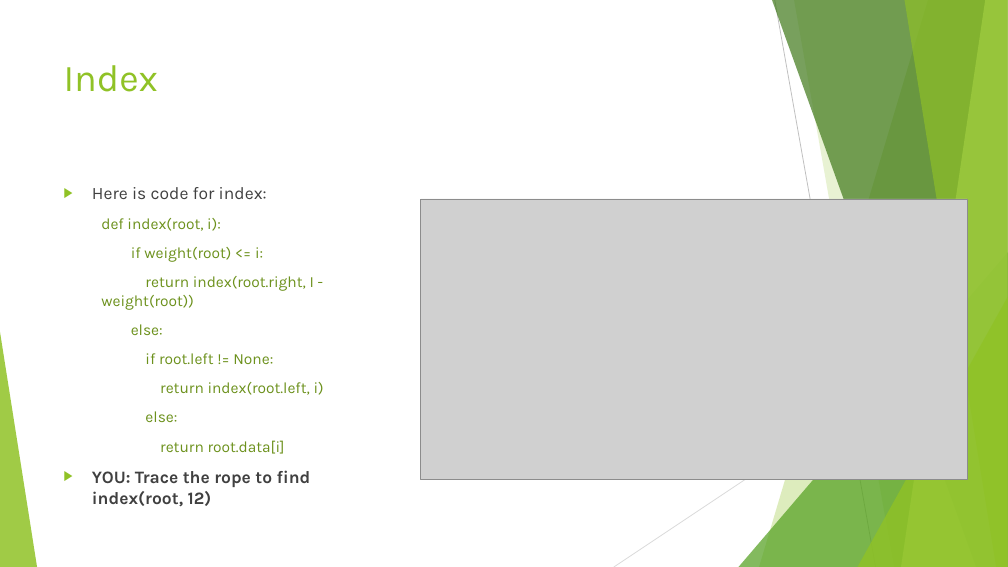
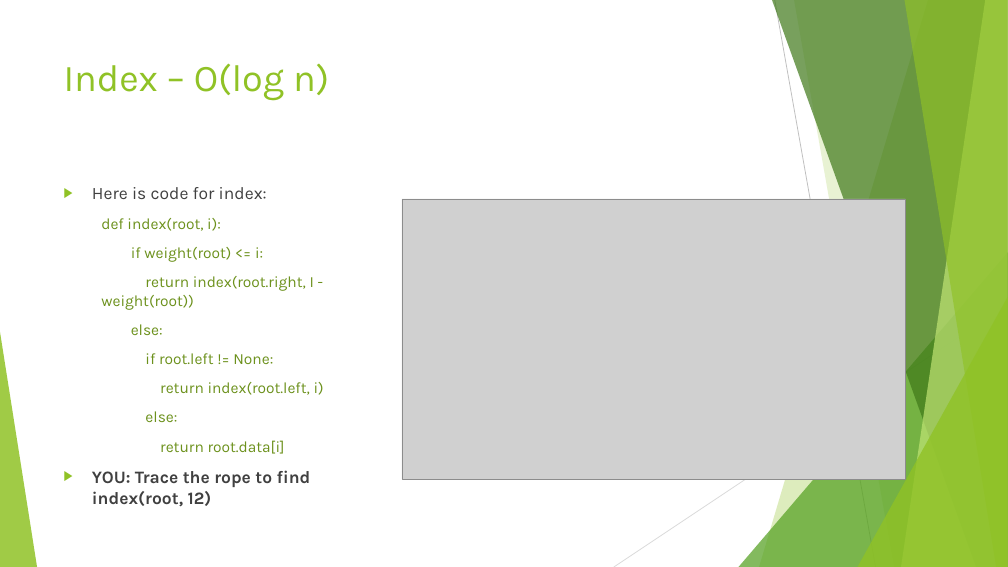
Before and after one commit to nbelliot/comp401, a slide deck: slide 3 of presentation1/Exercises.pptx. Drawn at 1008x567 pixels with LibreOffice and Linux fonts; fonts in the diff are those of the drawing; grey boxes stand for pictures. Boxes give left, top, right and bottom in pixels: in the first picture for what was removed or moved away, otherwise in the second. Text is boxed around its words. In the diff, an @@ line names an element or a change of style, - is before the commit and + after.

```diff
--- a/presentation1/Exercises.pptx
+++ b/presentation1/Exercises.pptx
@@ title at [64,63,329,101]: text changed @@
-Index
+Index – O(log n)
@@ picture: place and size @@
-picture at [421,199,967,479]
+picture at [402,199,906,479]
```
Also in this commit, not shown: 3 other slides changed, 3 slides added.
